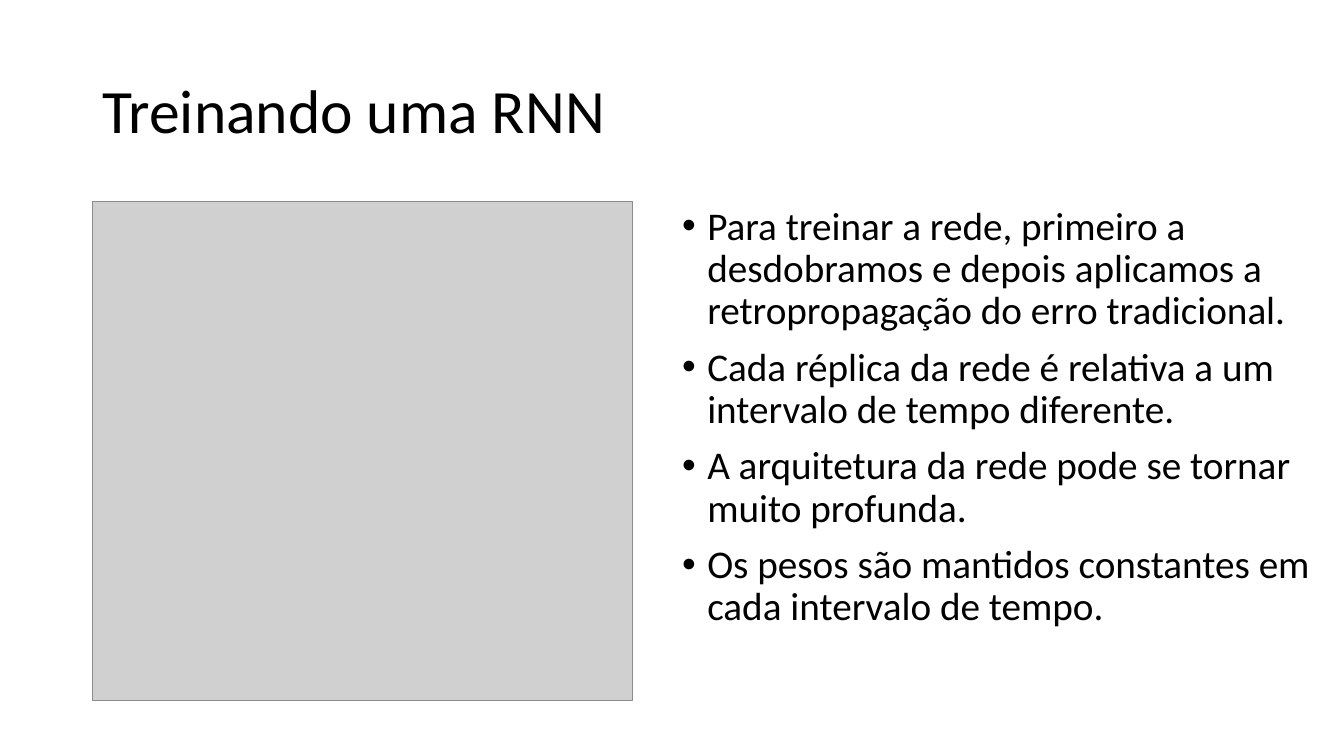
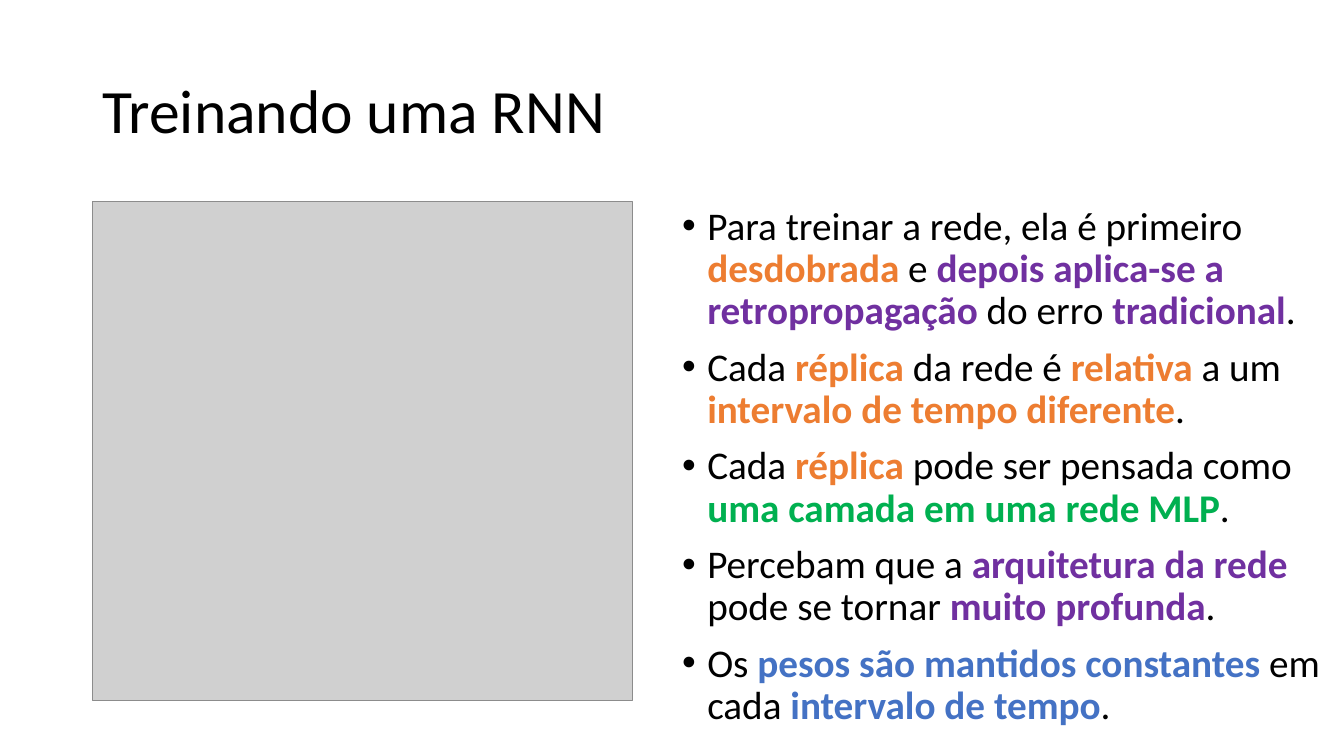
Before and after one commit to zz4fap/c24_inteligencia_artificial, a slide deck: slide 20 of slides/C24_RNN.pptx (slide 15 before the commit). Drawn at 1344x756 pixels with LibreOffice and Linux fonts; fonts in the diff are those of the drawing; grey boxes stand for pictures. Boxes give left, top, right and bottom in pixels: in the first picture for what was removed or moved away, otherwise in the second. Text is boxed around its words. In the diff, an @@ line names an element or a change of style, - is before the commit and + after.

```diff
--- a/slides/C24_RNN.pptx
+++ b/slides/C24_RNN.pptx
@@ text at bbox=[707, 212, 1295, 331]: text changed; text colour #000000 to #7030A0; bold on @@
-• Para treinar a rede, primeiro a desdobramos e depois aplicamos a retropropagação do erro tradicional.
+• Para treinar a rede, ela é primeiro desdobrada e depois aplica-se a retropropagação do erro tradicional.
@@ text at bbox=[707, 353, 1320, 725]: text colour #000000 to #ED7D31 in "réplica relativa intervalo de tempo diferente."; bold on in "réplica relativa intervalo de tempo diferente.", "pesos são mantidos constantes intervalo de tempo."; text colour #000000 to #4472C4 in "pesos são mantidos constantes intervalo de tempo." @@
@@ text at bbox=[707, 451, 1292, 627]: text changed; bold on @@
-• A arquitetura da rede pode se tornar muito profunda.
+• Cada réplica pode ser pensada como uma camada em uma rede MLP.
+• Percebam que a arquitetura da rede pode se tornar muito profunda.
```
Also in this commit, not shown: 13 other slides changed, 10 slides added, 1 slide removed.
